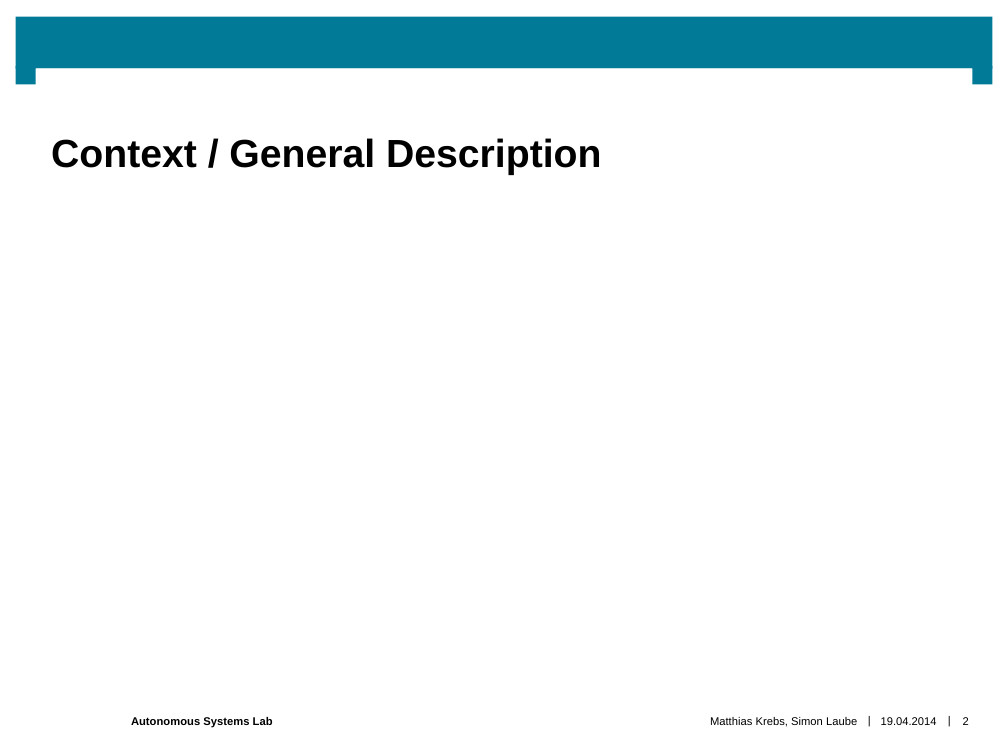
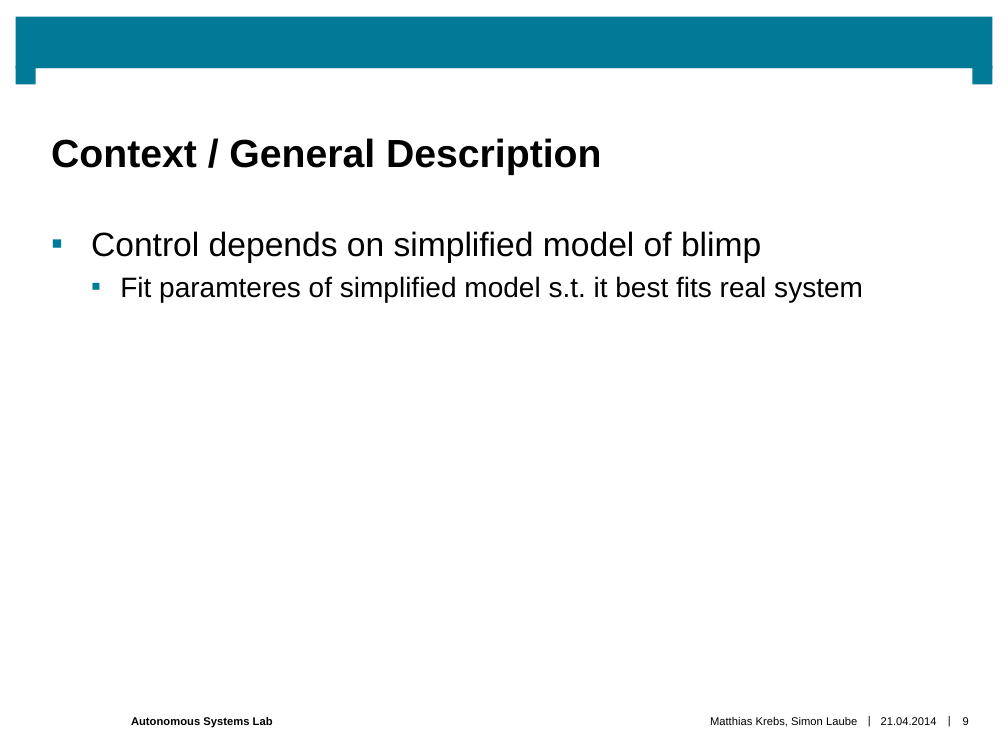
Before and after one commit to makrebs/AU_estimator_doc, a slide deck: slide 9 of 02_Presentation/0201_Intermediate/Intermediate_Semesterthesis_v0.pptx (slide 2 before the commit). Drawn at 1008x756 pixels with LibreOffice and Linux fonts; fonts in the diff are those of the drawing; background and template pictures are left out. Boxes give left, top, right and bottom in pixels: in the first picture for what was removed or moved away, otherwise in the second. Text is boxed around its words. In the diff, an @@ line names an element or a change of style, - is before the commit and + after.

```diff
--- a/02_Presentation/0201_Intermediate/Intermediate_Semesterthesis_v0.pptx
+++ b/02_Presentation/0201_Intermediate/Intermediate_Semesterthesis_v0.pptx
@@ text added at (x1=91, y1=231, x2=863, y2=302), 20 pt, text #000000 @@
+▪ Control depends on simplified model of blimp
+  ▪ Fit paramteres of simplified model s.t. it best fits real system
@@ text at (x1=881, y1=717, x2=937, y2=725): text changed @@
-19.04.2014
+21.04.2014
@@ page number at (x1=963, y1=717, x2=969, y2=725): text changed @@
-2
+9
```
Also in this commit, not shown: 5 other slides changed, 7 slides added, 20 other files.
